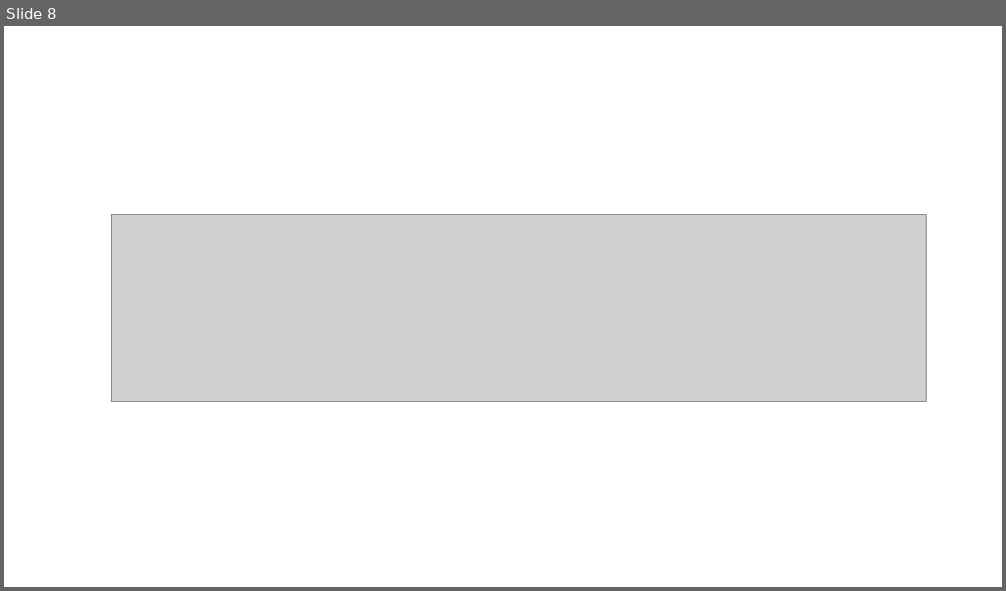
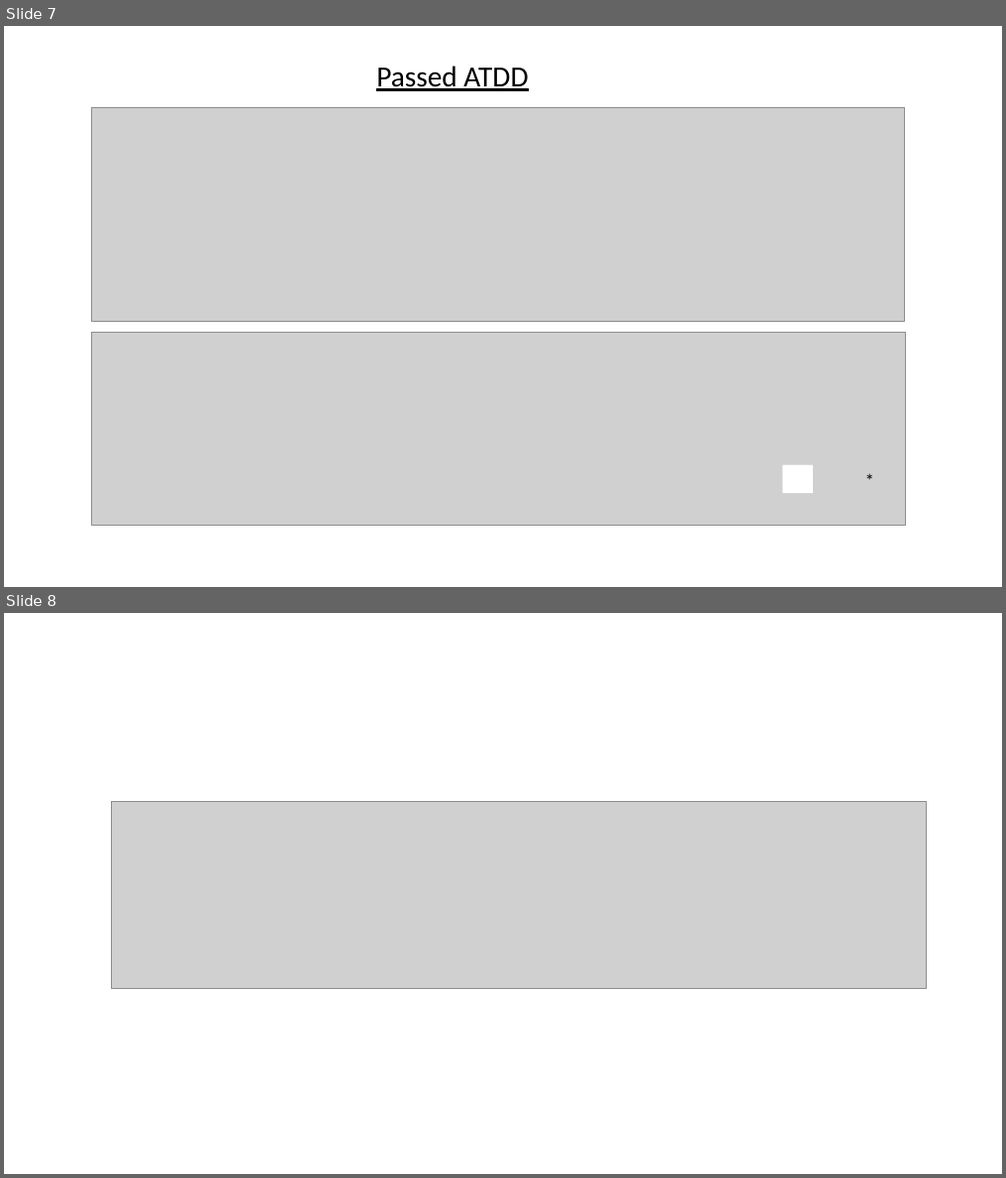
Before and after one commit to Konnie789/ENSE-470, a slide deck: Milestone 6/Milestone 6.ppt. Shown one above the other, each under a label of ours: slide 8 before the commit, slides 7 and 8 after it. The pictures are 1006x591 and 1006x1178 pixels, drawn with LibreOffice and Linux fonts; fonts in the diff are those of the drawing; grey boxes stand for pictures. Boxes give left, top, right and bottom in pixels: in the first picture for what was removed or moved away, otherwise in the second. Text is boxed around its words. In the diff, an @@ line names an element or a change of style, - is before the commit and + after.

```diff
--- a/Milestone 6/Milestone 6.ppt
+++ b/Milestone 6/Milestone 6.ppt
@@ slide 7 added at (x1=4, y1=26, x2=1002, y2=587), background #FFFFFF @@
@@ text added at (x1=376, y1=66, x2=528, y2=91), 28 pt, text #000000, underline @@
+Passed ATDD
@@ picture added at (x1=91, y1=107, x2=904, y2=321) @@
@@ picture added at (x1=91, y1=332, x2=906, y2=525) @@
@@ rectangle added at (x1=782, y1=466, x2=812, y2=493), fill #FFFFFF @@
@@ text added at (x1=857, y1=466, x2=881, y2=495), 18 pt, text #000000 @@
+*
```
Also in this commit, not shown: 1 slide changed, 1 slide removed.
